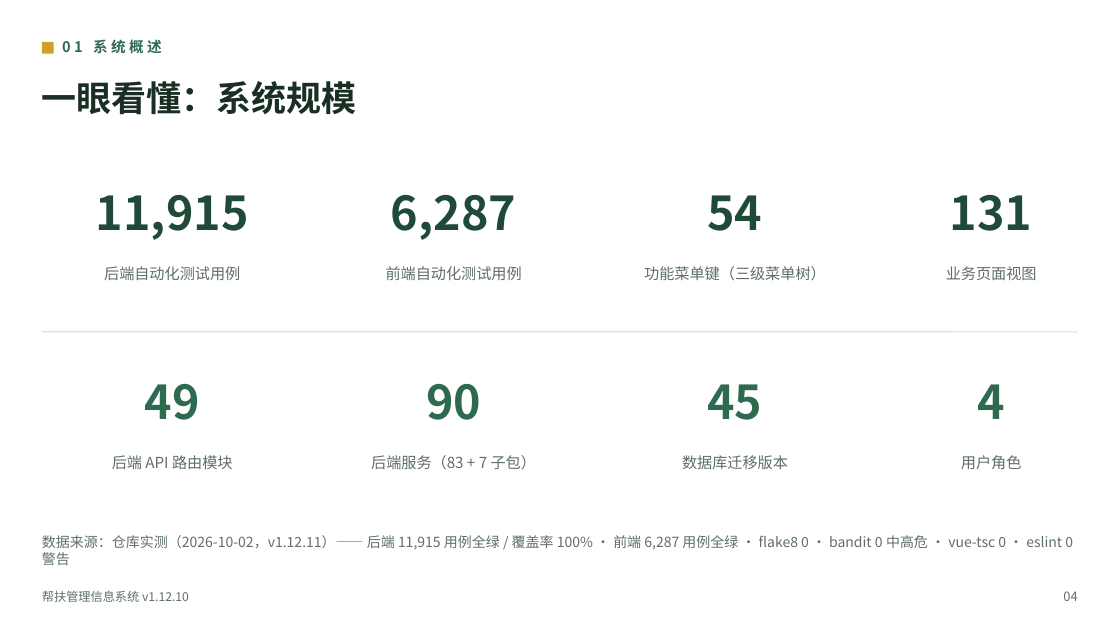
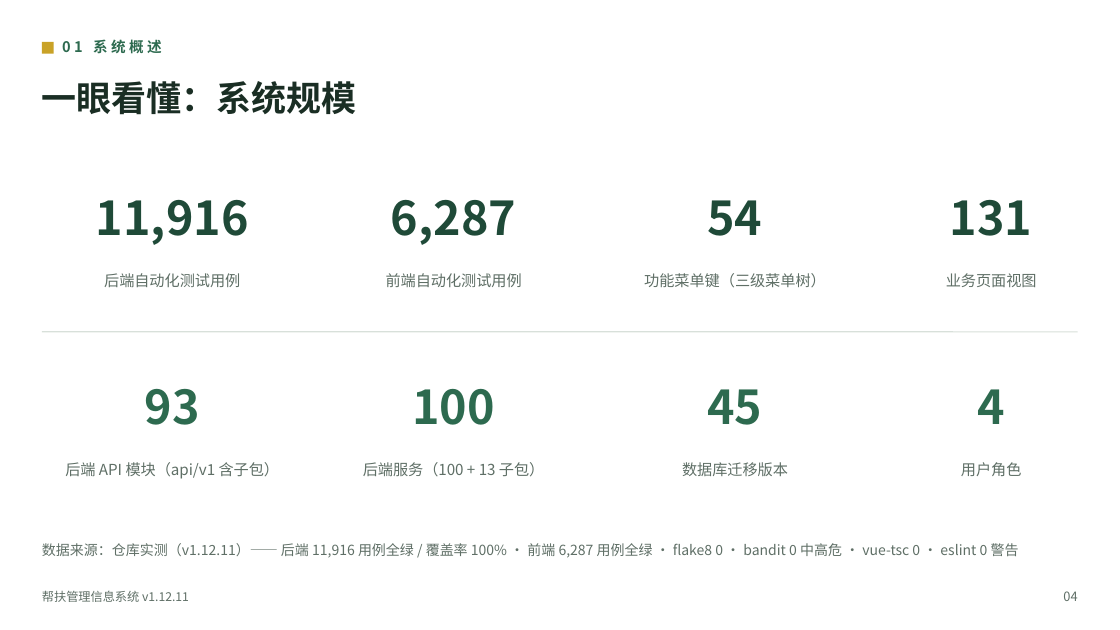
Before and after one commit to lzh745200/MRRS, a slide deck: slide 6 of docs/帮扶管理信息系统介绍.pptx. Drawn at 1120x630 pixels with LibreOffice and Linux fonts; fonts in the diff are those of the drawing. Boxes give left, top, right and bottom in pixels: in the first picture for what was removed or moved away, otherwise in the second. Text is boxed around its words. In the diff, an @@ line names an element or a change of style, - is before the commit and + after.

Commit message:
fix(ppt): PPT 文本自适应布局消除溢出 + 版本与测试数字口径统一

```diff
--- a/docs/帮扶管理信息系统介绍.pptx
+++ b/docs/帮扶管理信息系统介绍.pptx
@@ text "6,287" moved from (x1=391, y1=195, x2=516, y2=240) to (x1=391, y1=200, x2=516, y2=245) @@
@@ text "54" moved from (x1=707, y1=195, x2=762, y2=231) to (x1=707, y1=200, x2=762, y2=236) @@
@@ text "131" moved from (x1=950, y1=195, x2=1033, y2=231) to (x1=950, y1=200, x2=1033, y2=236) @@
@@ text at (x1=96, y1=200, x2=249, y2=245): text changed @@
-11,915
+11,916
@@ text "后端自动化测试用例" moved from (x1=104, y1=266, x2=240, y2=280) to (x1=104, y1=273, x2=240, y2=287) @@
@@ text "前端自动化测试用例" moved from (x1=386, y1=266, x2=522, y2=280) to (x1=386, y1=273, x2=522, y2=287) @@
@@ text "功能菜单键（三级菜单树）" moved from (x1=644, y1=266, x2=826, y2=281) to (x1=644, y1=273, x2=826, y2=288) @@
@@ text "业务页面视图" moved from (x1=946, y1=266, x2=1037, y2=280) to (x1=946, y1=273, x2=1037, y2=287) @@
@@ text at (x1=145, y1=389, x2=200, y2=425): text changed @@
-49
+93
@@ text at (x1=412, y1=389, x2=495, y2=425): text changed @@
-90
+100
@@ text "45" moved from (x1=707, y1=384, x2=762, y2=420) to (x1=707, y1=389, x2=762, y2=425) @@
@@ text "4" moved from (x1=977, y1=384, x2=1005, y2=419) to (x1=977, y1=389, x2=1005, y2=424) @@
@@ text "数据库迁移版本" moved from (x1=682, y1=455, x2=788, y2=469) to (x1=682, y1=462, x2=788, y2=476) @@
@@ text "用户角色" moved from (x1=961, y1=455, x2=1022, y2=469) to (x1=961, y1=462, x2=1022, y2=476) @@
@@ text at (x1=65, y1=462, x2=280, y2=479): text changed @@
-后端 API 路由模块
+后端 API 模块（api/v1 含子包）
@@ text at (x1=363, y1=462, x2=544, y2=477): text changed @@
-后端服务（83 + 7 子包）
+后端服务（100 + 13 子包）
@@ text at (x1=42, y1=543, x2=1019, y2=558): text changed @@
-数据来源：仓库实测（2026-10-02，v1.12.11）—— 后端 11,915 用例全绿 / 覆盖率 100% · 前端 6,287 用例全绿 · flake8 0 · bandit 0 中高危 · vue-tsc 0 · eslint 0 警告
+数据来源：仓库实测（v1.12.11）—— 后端 11,916 用例全绿 / 覆盖率 100% · 前端 6,287 用例全绿 · flake8 0 · bandit 0 中高危 · vue-tsc 0 · eslint 0 警告
@@ text at (x1=42, y1=590, x2=189, y2=602): text changed @@
-帮扶管理信息系统 v1.12.10
+帮扶管理信息系统 v1.12.11
```
Also in this commit, not shown: 40 other slides changed, 2 other files.
